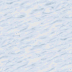
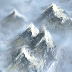
Revision of a layered 72 × 72 image; what changed, layer by layer:
added layer "numnt2" above "bones4" over bbox(0, 0, 72, 72)
hid "snow2" over bbox(0, 0, 72, 72)
hid "snow1" over bbox(0, 0, 72, 72)
